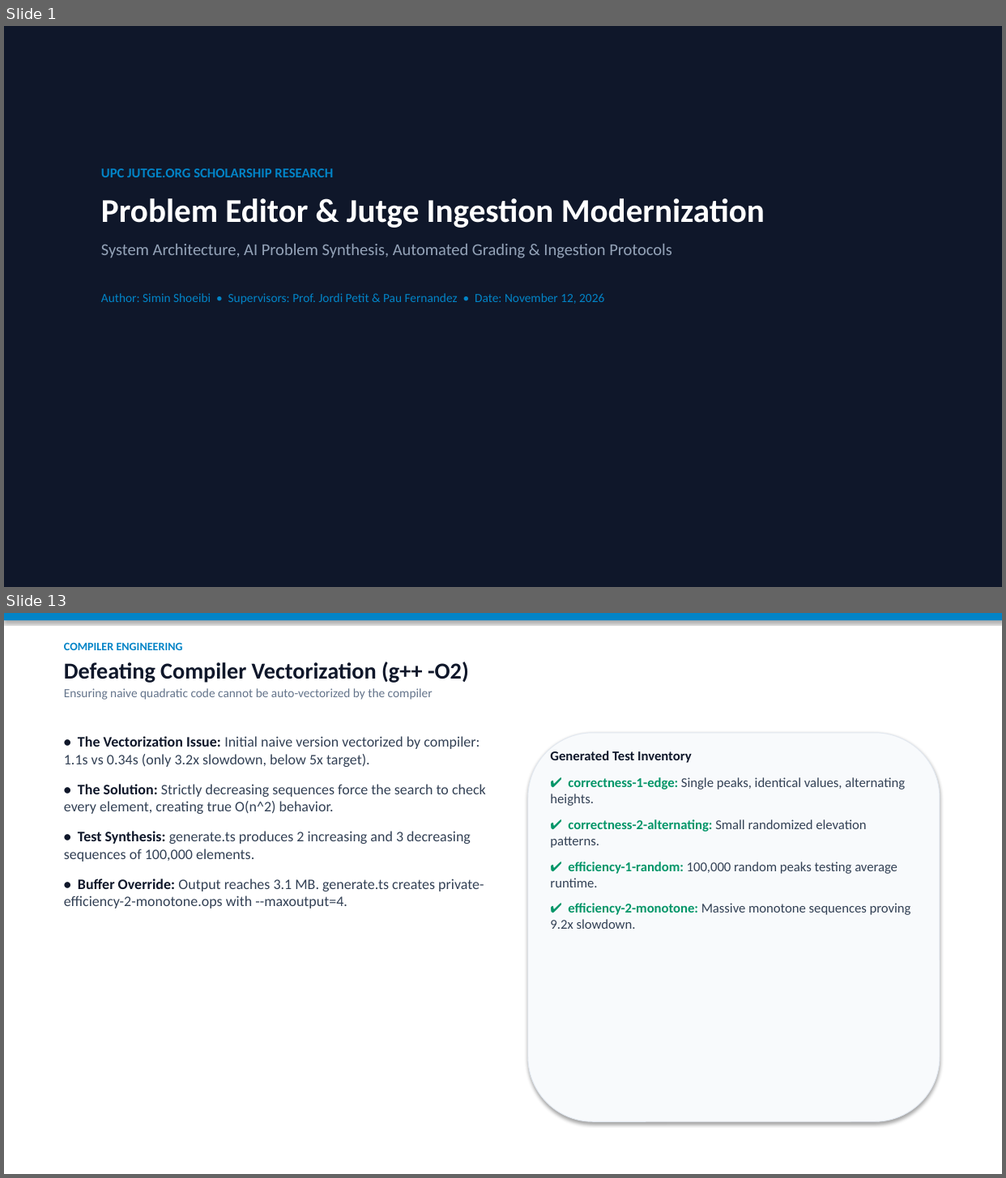
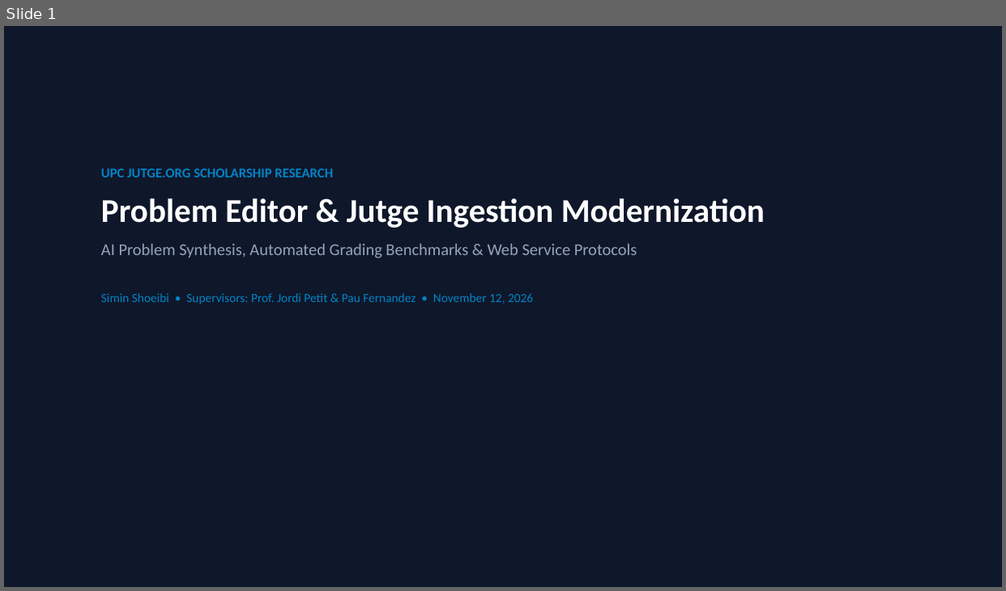
Before and after one commit to SuisSanem000/jutge-private, a slide deck: work/01-meeting-presentation-and-demo-20261112/meeting-summary-presentation.pptx. Shown one above the other, each under a label of ours: slides 1 and 13 before the commit, slide 1 after it; the slides between them are not shown. The pictures are 1006x1178 and 1006x591 pixels, drawn with LibreOffice and Linux fonts; fonts in the diff are those of the drawing. Boxes give left, top, right and bottom in pixels: in the first picture for what was removed or moved away, otherwise in the second. Text is boxed around its words. In the diff, an @@ line names an element or a change of style, - is before the commit and + after.

```diff
--- a/work/01-meeting-presentation-and-demo-20261112/meeting-summary-presentation.pptx
+++ b/work/01-meeting-presentation-and-demo-20261112/meeting-summary-presentation.pptx
@@ slide 13 removed at bbox=[4, 613, 1002, 1174], background #FFFFFF @@
@@ rectangle removed at bbox=[4, 613, 1002, 620] @@
@@ text removed at bbox=[64, 642, 469, 700] @@
-COMPILER ENGINEERING
-Defeating Compiler Vectorization (g++ -O2)
-Ensuring naive quadratic code cannot be auto-vectorized by the compiler
@@ rounded rectangle removed at bbox=[528, 733, 940, 1122] @@
@@ text removed at bbox=[64, 736, 486, 909] @@
-• The Vectorization Issue: Initial naive version vectorized by compiler: 1.1s vs 0.34s (only 3.2x slowdown, below 5x target).
-• The Solution: Strictly decreasing sequences force the search to check every element, creating true O(n^2) behavior.
-• Test Synthesis: generate.ts produces 2 increasing and 3 decreasing sequences of 100,000 elements.
-• Buffer Override: Output reaches 3.1 MB. generate.ts creates private-efficiency-2-monotone.ops with --maxoutput=4.
@@ text removed at bbox=[550, 751, 911, 929] @@
-Generated Test Inventory
-✔ correctness-1-edge: Single peaks, identical values, alternating heights.
-✔ correctness-2-alternating: Small randomized elevation patterns.
-✔ efficiency-1-random: 100,000 random peaks testing average runtime.
-✔ efficiency-2-monotone: Massive monotone sequences proving 9.2x slowdown.
@@ slide 1 changed as well @@
@@ text at bbox=[101, 244, 637, 305]: text changed @@
-System Architecture, AI Problem Synthesis, Automated Grading & Ingestion Protocols
-Author: Simin Shoeibi • Supervisors: Prof. Jordi Petit & Pau Fernandez • Date: November 12, 2026
+AI Problem Synthesis, Automated Grading Benchmarks & Web Service Protocols
+Simin Shoeibi • Supervisors: Prof. Jordi Petit & Pau Fernandez • November 12, 2026
```
Also in this commit, not shown: 4 other slides changed, 5 slides added, 24 other slides removed, 4 other files.
